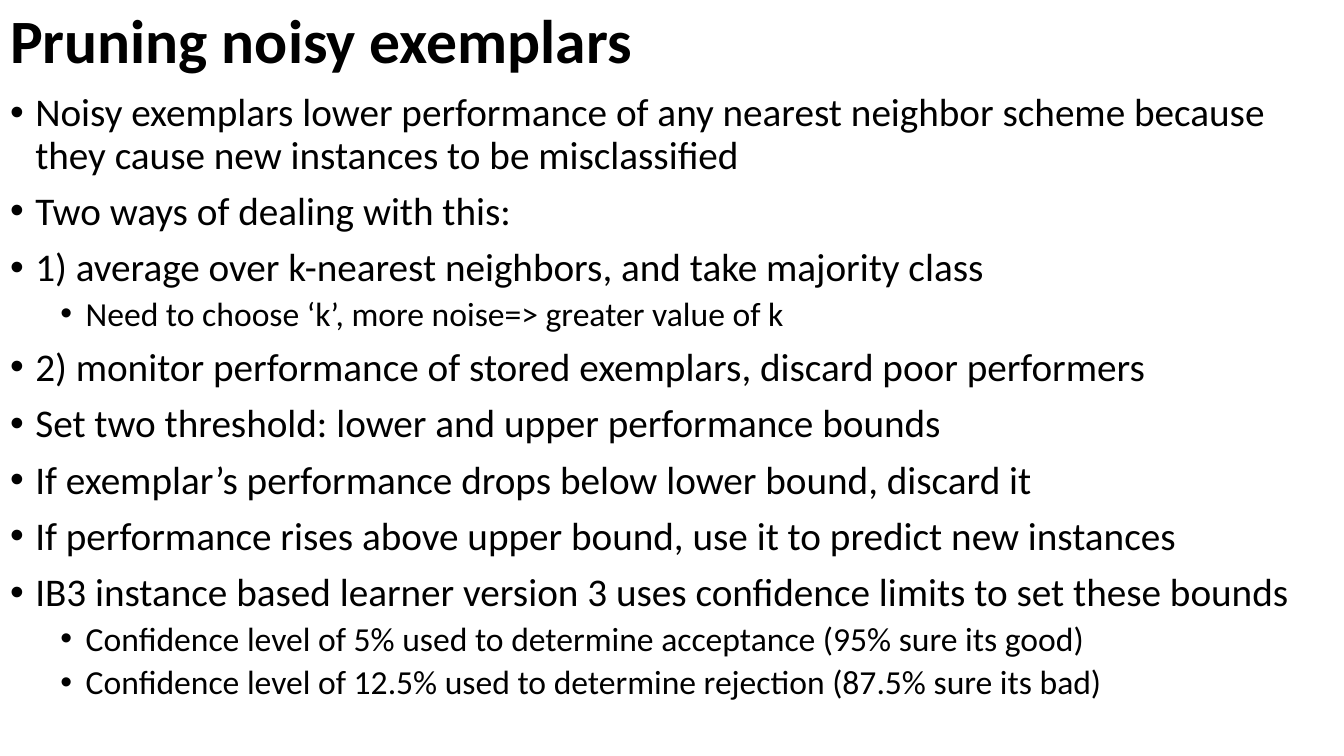
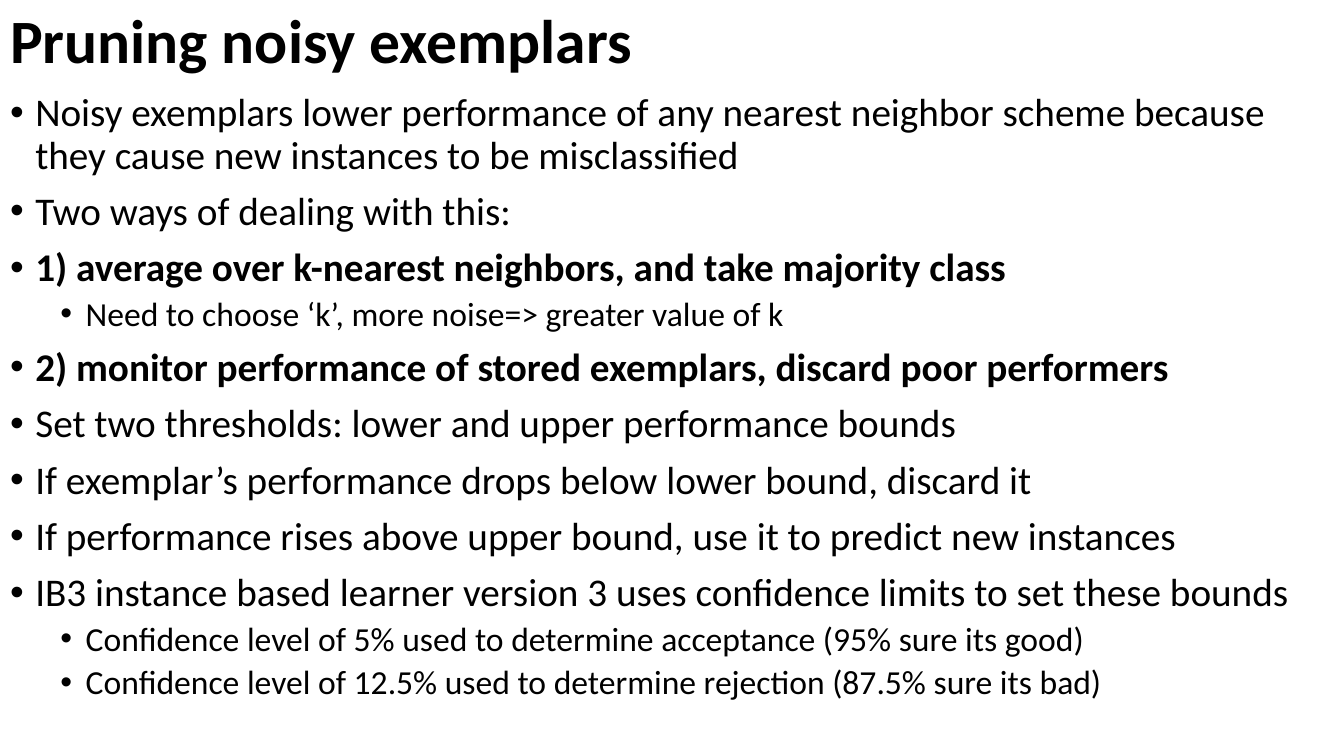
Before and after one commit to russellu/cs405, a slide deck: slide 4 of Lecture_18.pptx. Drawn at 1344x756 pixels with LibreOffice and Linux fonts; fonts in the diff are those of the drawing. Boxes give left, top, right and bottom in pixels: in the first picture for what was removed or moved away, otherwise in the second. Text is boxed around its words. In the diff, an @@ line names an element or a change of style, - is before the commit and + after.

```diff
--- a/Lecture_18.pptx
+++ b/Lecture_18.pptx
@@ text at (x1=35, y1=252, x2=1168, y2=387): bold on in "1) average over k-nearest neighbors, and take ...", "2) monitor performance of stored exemplars, discard ..." @@
@@ text at (x1=35, y1=409, x2=956, y2=444): text changed @@
-• Set two threshold: lower and upper performance bounds
+• Set two thresholds: lower and upper performance bounds
```
Also in this commit, not shown: 5 other slides changed, 7 slides added, 1 slide removed.
